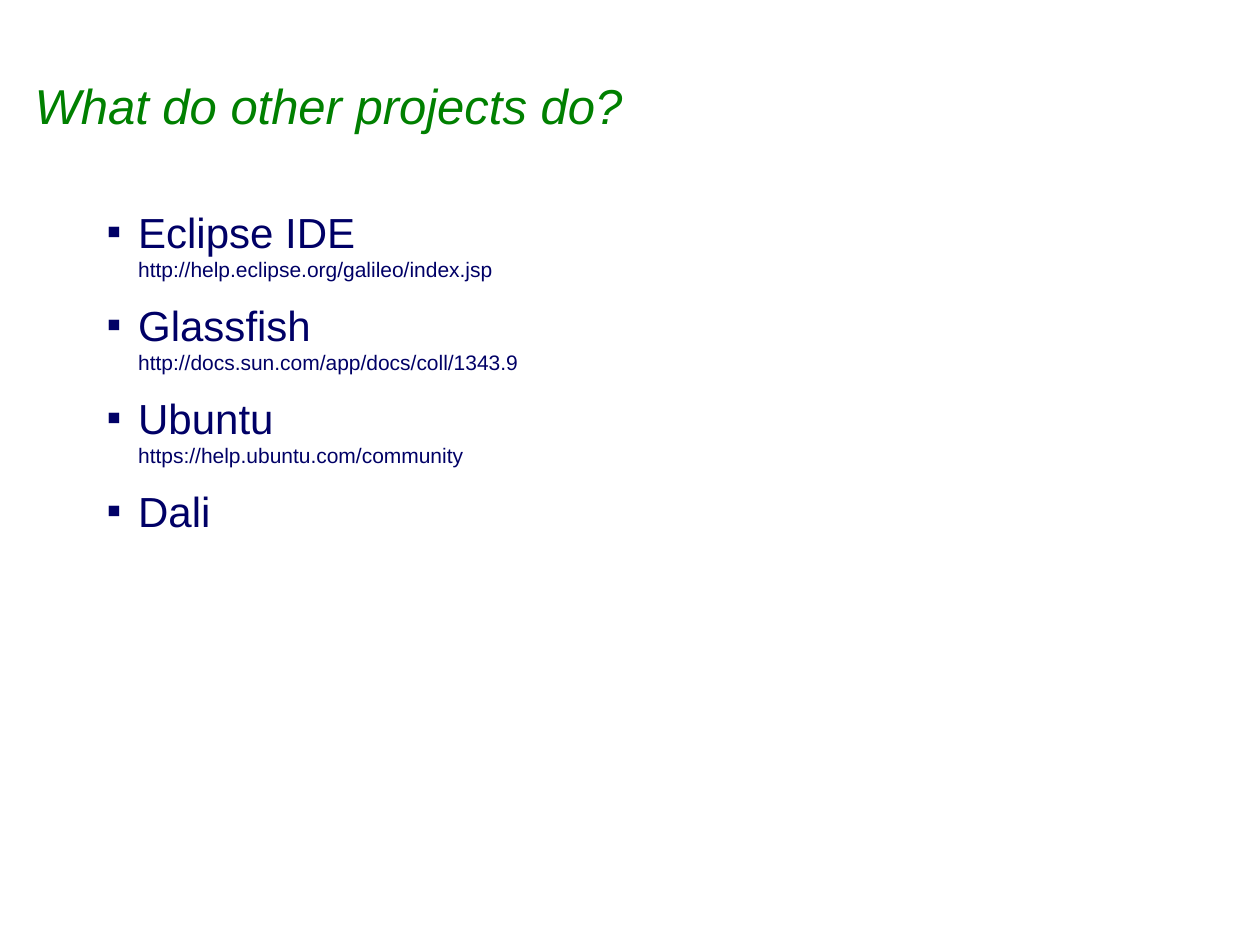
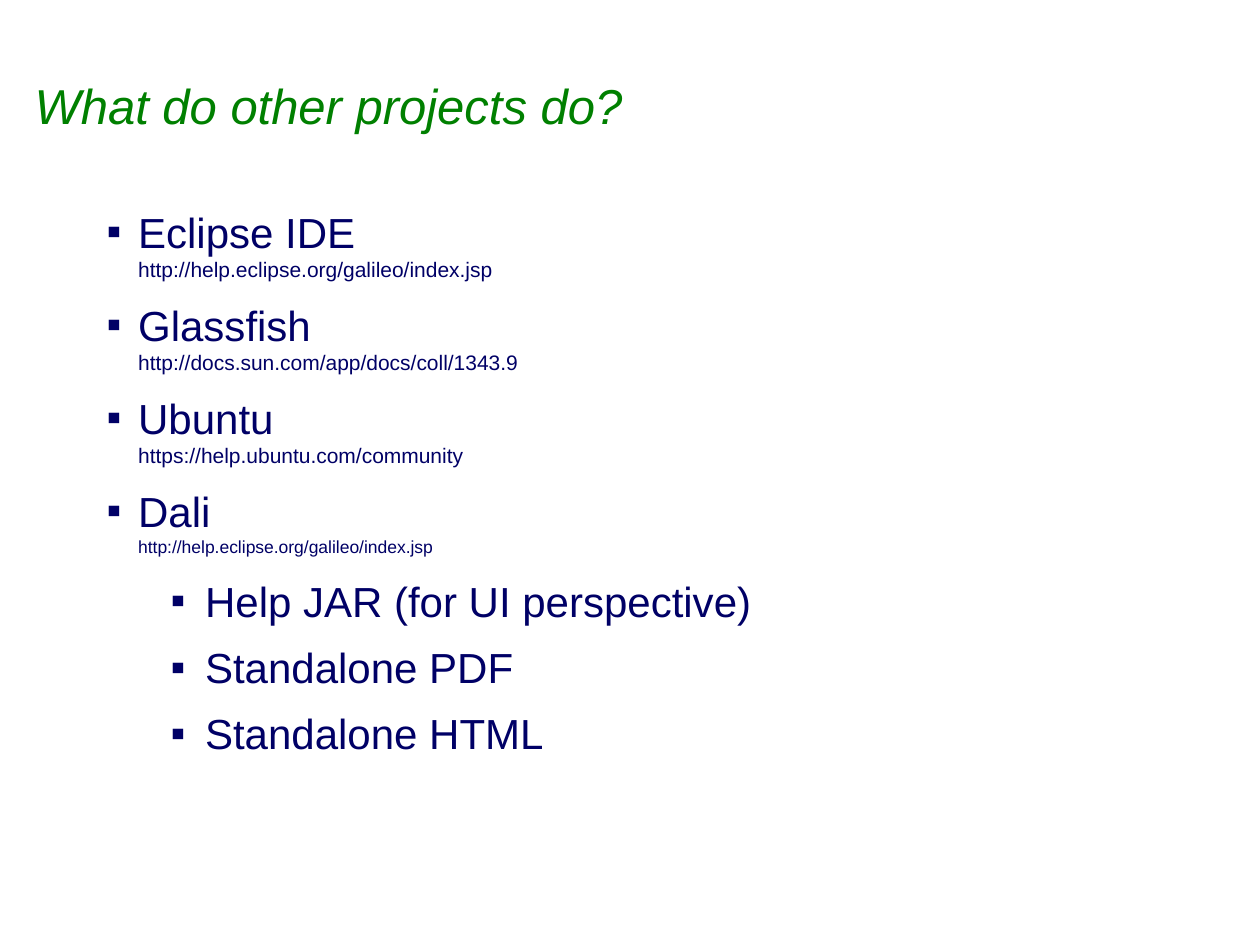
Before and after one commit to sabineheider/incubator, a slide deck: slide 5 of summit-2010/EclipseLink-Documentation.odp. Drawn at 1260x945 pixels with LibreOffice and Linux fonts; fonts in the diff are those of the drawing; background and template pictures are left out. Boxes give left, top, right and bottom in pixels: in the first picture for what was removed or moved away, otherwise in the second. Text is boxed around its words. In the diff, an @@ line names an element or a change of style, - is before the commit and + after.

```diff
--- a/summit-2010/EclipseLink-Documentation.odp
+++ b/summit-2010/EclipseLink-Documentation.odp
@@ text at (138, 496, 751, 750): text changed @@
-▪ Dali
+▪ Dali
+  http://help.eclipse.org/galileo/index.jsp
+  ▪ Help JAR (for UI perspective)
+  ▪ Standalone PDF
+  ▪ Standalone HTML
```
Also in this commit, not shown: 4 other slides changed.
